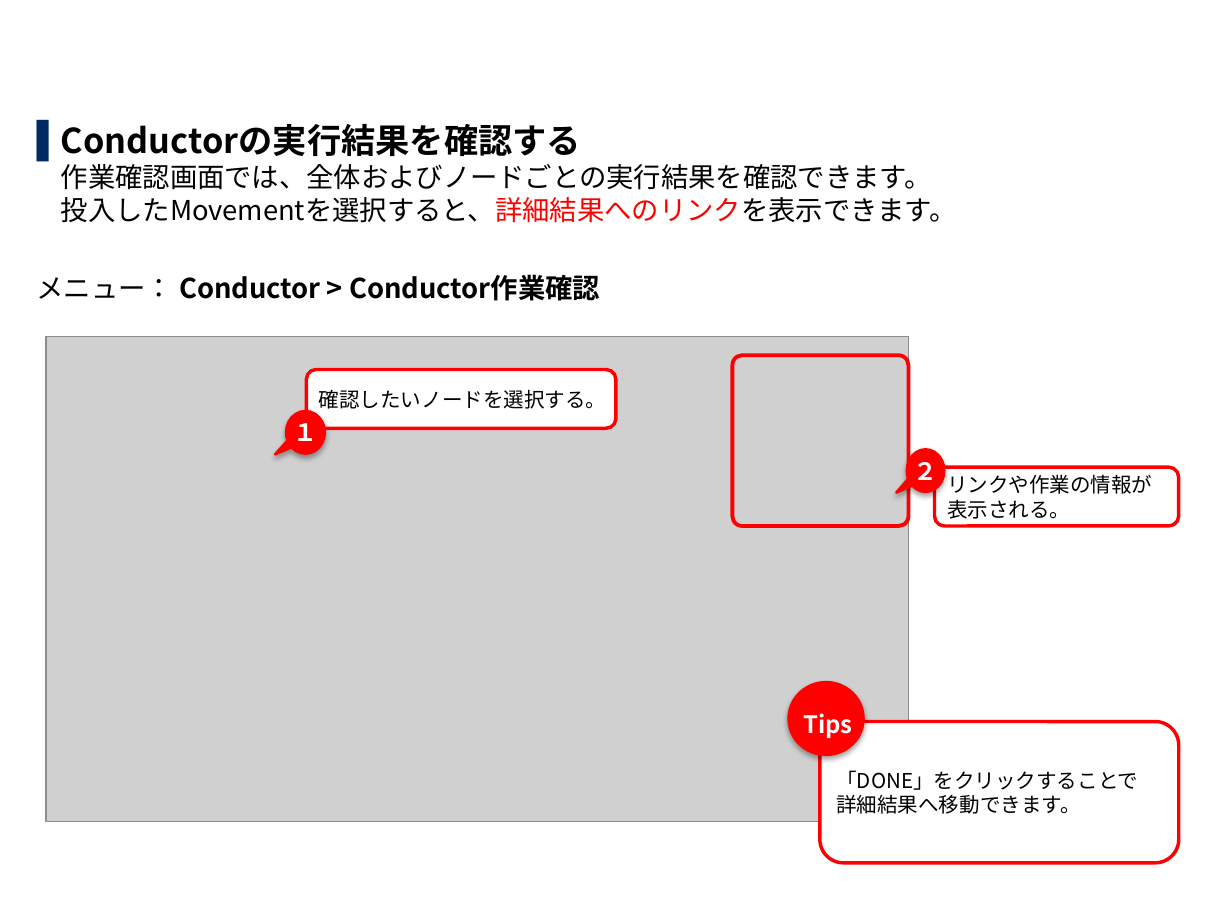
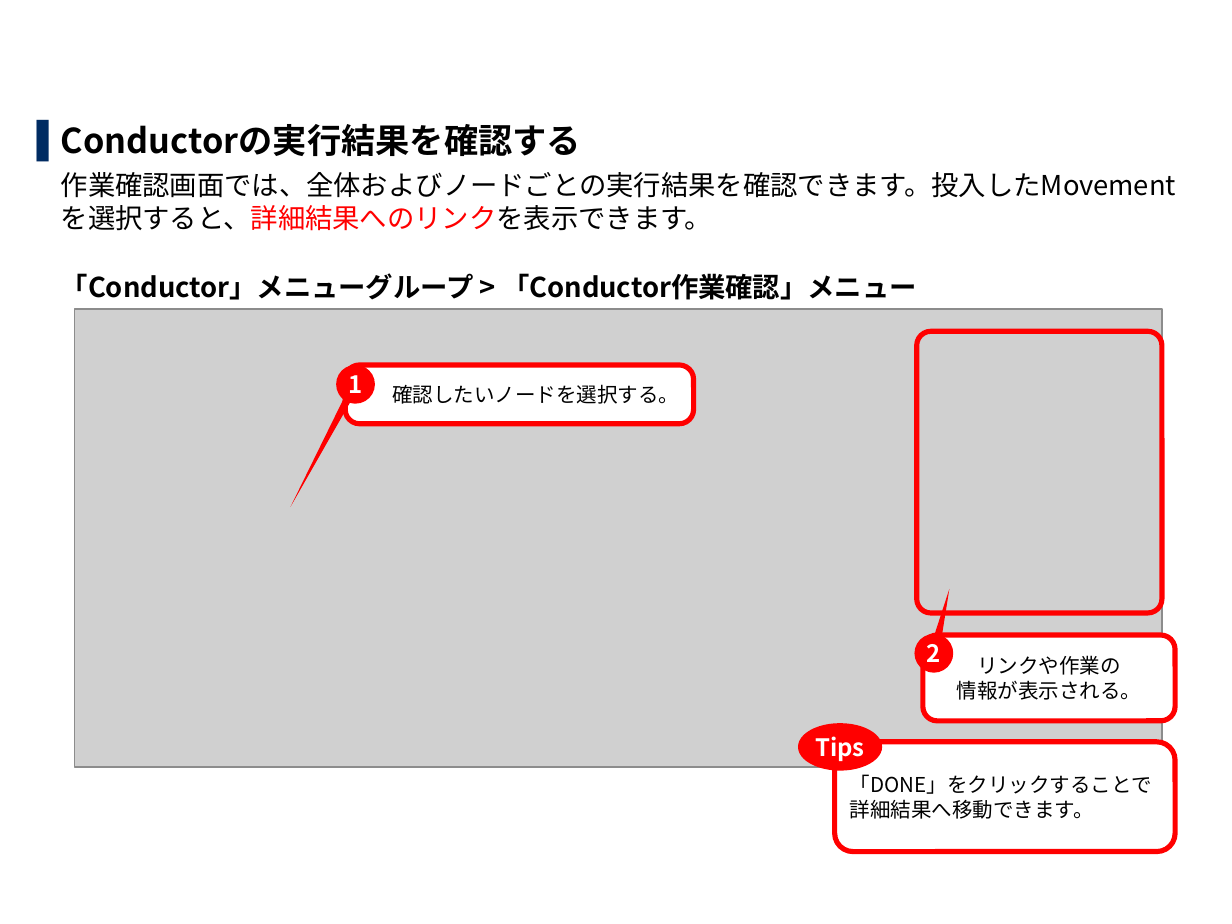
Before and after one commit to exastro-suite/it-automation-docs, a slide deck: slide 24 of asset/Learn_ja/ITA-Ansible-Driver_ja_practice.pptx (slide 23 before the commit). Drawn at 1232x924 pixels with LibreOffice and Linux fonts; fonts in the diff are those of the drawing; grey boxes stand for pictures; background and template pictures are left out. Boxes give left, top, right and bottom in pixels: in the first picture for what was removed or moved away, otherwise in the second. Text is boxed around its words. In the diff, an @@ line names an element or a change of style, - is before the commit and + after.

```diff
--- a/asset/Learn_ja/ITA-Ansible-Driver_ja_practice.pptx
+++ b/asset/Learn_ja/ITA-Ansible-Driver_ja_practice.pptx
@@ text at box(61, 124, 1176, 300): text changed @@
-▌ Conductorの実行結果を確認する
-  作業確認画面では、全体およびノードごとの実行結果を確認できます。
-  投入したMovementを選択すると、詳細結果へのリンクを表示できます。
-メニュー： Conductor > Conductor作業確認
+▌ Conductorの実行結果を確認する
+  作業確認画面では、全体およびノードごとの実行結果を確認できます。投入したMovementを選択すると、詳細結果へのリンクを表示できます。
+  「Conductor」メニューグループ > 「Conductor作業確認」メニュー
@@ picture: place and size @@
-picture at box(46, 336, 908, 822)
+picture at box(74, 309, 1162, 768)
@@ rounded rectangle: place and size @@
-rounded rectangle at box(733, 355, 909, 526)
+rounded rectangle at box(917, 331, 1162, 614)
@@ rounded rectangle at box(917, 331, 1162, 614): outline #FF0000 2.25 pt to #FF0000 3 pt @@
@@ speech bubble "1": place and size @@
-speech bubble "1" at box(286, 411, 325, 455)
+speech bubble "1" at box(336, 365, 375, 403)
@@ speech bubble "1" at box(336, 365, 375, 403): outline #FF0000 1.5 pt to none; shadow off; proportions changed @@
@@ rounded rectangle "確認したいノードを選択する。": place and size @@
-rounded rectangle "確認したいノードを選択する。" at box(307, 370, 616, 429)
+rounded rectangle "確認したいノードを選択する。" at box(345, 365, 694, 424)
@@ rounded rectangle "確認したいノードを選択する。" at box(345, 365, 694, 424): alignment left to right; outline #FF0000 2 pt to #FF0000 3 pt; proportions changed @@
@@ text in speech bubble at box(348, 375, 362, 393): text changed @@
-１
+1
@@ speech bubble "2" at box(914, 634, 952, 673): outline #FF0000 1.5 pt to none; shadow off; proportions changed @@
@@ speech bubble "2": place and size @@
-speech bubble "2" at box(907, 450, 944, 493)
+speech bubble "2" at box(914, 634, 952, 673)
@@ rounded rectangle "リンクや作業の" at box(923, 634, 1175, 721): outline #FF0000 2 pt to #FF0000 3 pt @@
@@ rounded rectangle "リンクや作業の": place and size @@
-rounded rectangle "リンクや作業の" at box(935, 467, 1179, 526)
+rounded rectangle "リンクや作業の" at box(923, 634, 1175, 721)
@@ text in speech bubble at box(927, 644, 941, 662): text changed @@
-２
+2
@@ text in rounded rectangle at box(957, 655, 1142, 700): text changed @@
-リンクや作業の情報が
-表示される。
+リンクや作業の
+情報が表示される。
@@ ellipse removed at box(788, 681, 865, 755) @@
@@ ellipse "Tips": place and size @@
-ellipse "Tips" at box(803, 713, 852, 738)
+ellipse "Tips" at box(798, 723, 882, 771)
@@ ellipse "Tips" at box(798, 723, 882, 771): alignment left to centre; vertical alignment top to middle; fill none to #FF0000 @@
@@ rounded rectangle "「DONE」をクリックすることで": place and size @@
-rounded rectangle "「DONE」をクリックすることで" at box(819, 722, 1178, 864)
+rounded rectangle "「DONE」をクリックすることで" at box(834, 742, 1174, 851)
@@ rounded rectangle "「DONE」をクリックすることで" at box(834, 742, 1174, 851): outline #FF0000 2 pt to #FF0000 3 pt @@
```
Also in this commit, not shown: 60 other slides changed, 3 slides added, 3 other files.
